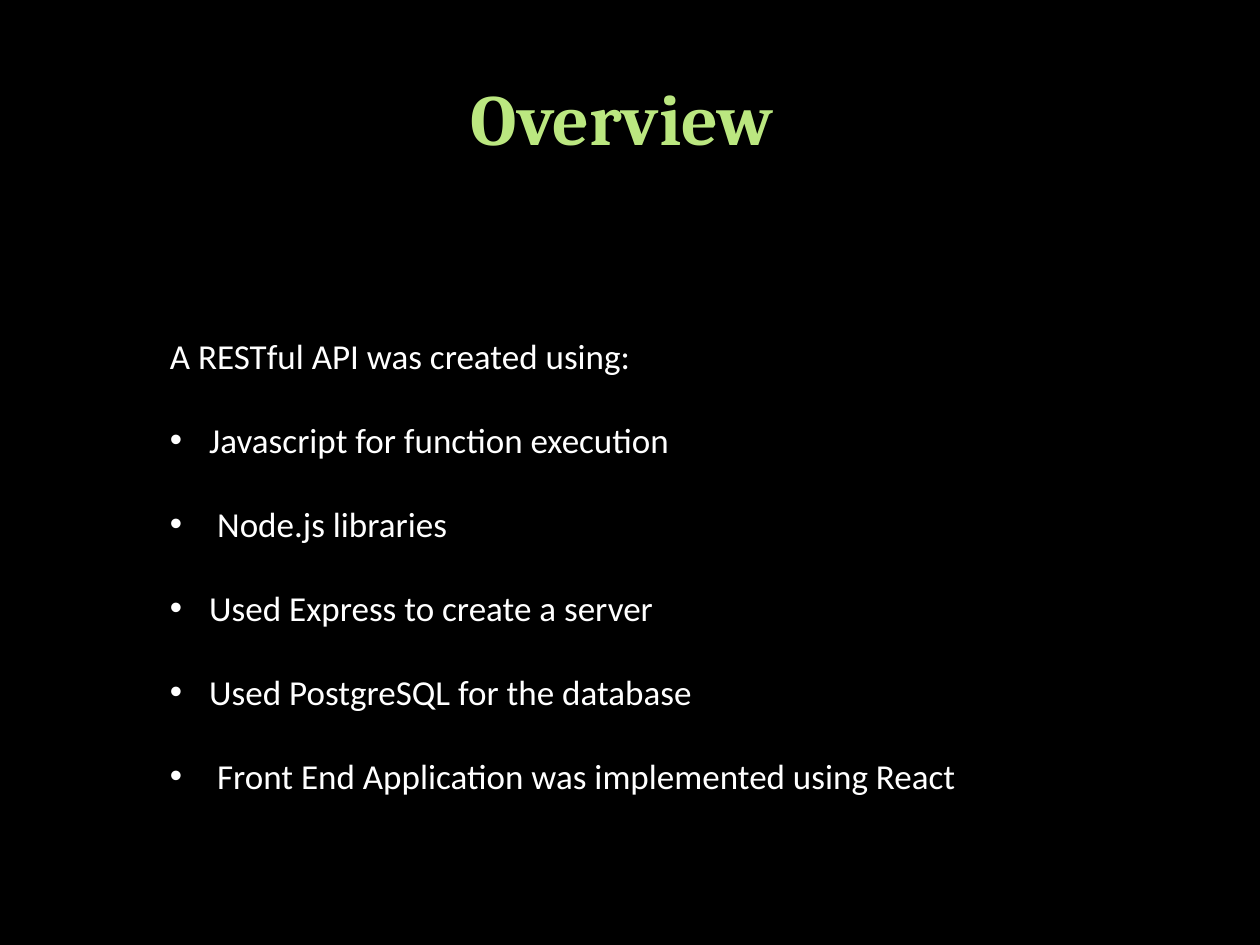
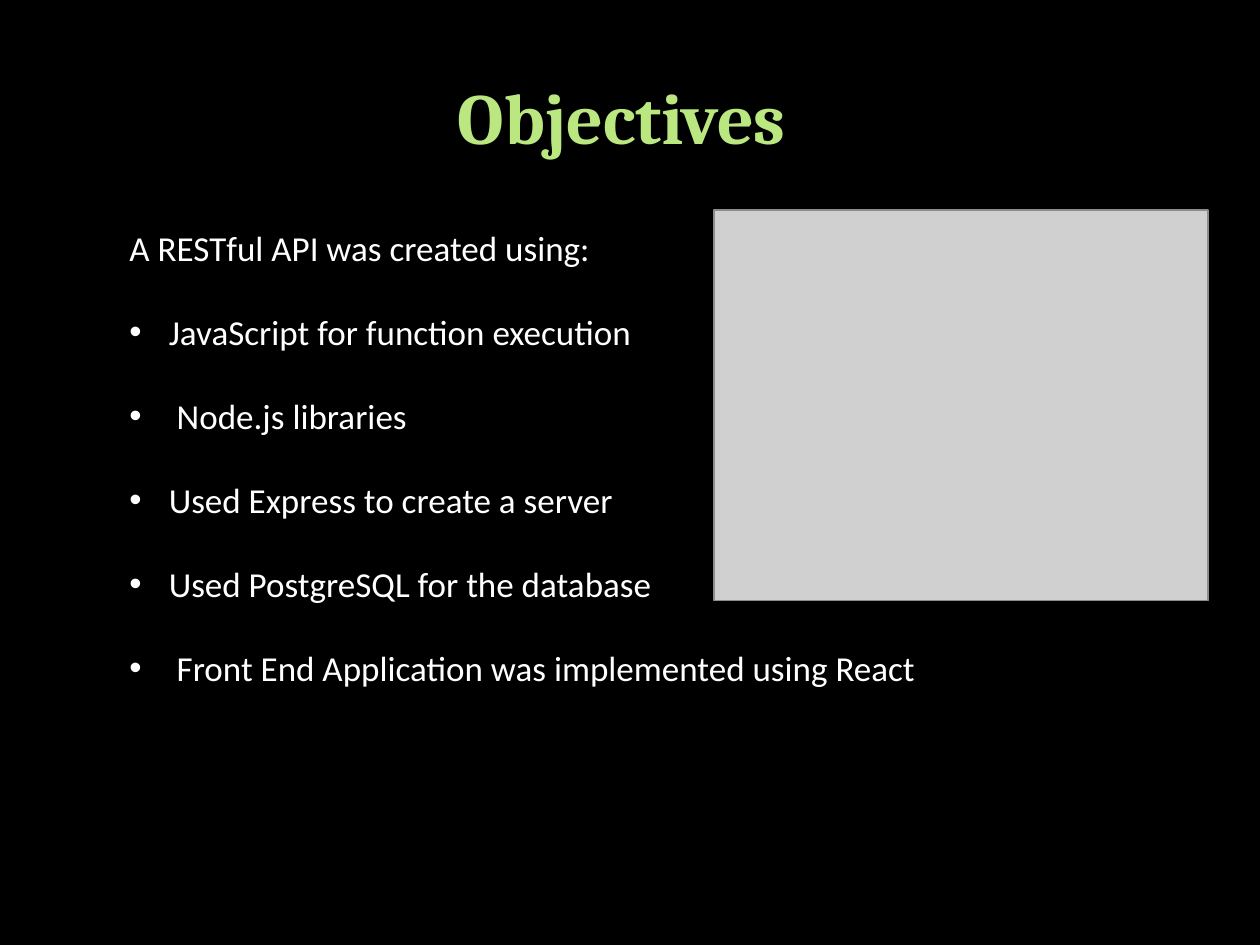
Before and after one commit to Rgutierrez0501/Project_1, a slide deck: slide 2 of Project 1.pptx (slide 3 before the commit). Drawn at 1260x945 pixels with LibreOffice and Linux fonts; fonts in the diff are those of the drawing; grey boxes stand for pictures; background and template pictures are left out. Boxes give left, top, right and bottom in pixels: in the first picture for what was removed or moved away, otherwise in the second. Text is boxed around its words. In the diff, an @@ line names an element or a change of style, - is before the commit and + after.

```diff
--- a/Project 1.pptx
+++ b/Project 1.pptx
@@ title at (458, 94, 786, 159): text changed @@
-Overview
+Objectives
@@ text "A RESTful API was created ...": place and size @@
-text "A RESTful API was created ..." at (170, 344, 955, 795)
+text "A RESTful API was created ..." at (129, 236, 915, 687)
@@ picture added at (714, 210, 1208, 601) @@
@@ text at (169, 320, 631, 351): text changed @@
-• Javascript for function execution
+• JavaScript for function execution
```
Also in this commit, not shown: 4 other slides changed, 2 other files.
